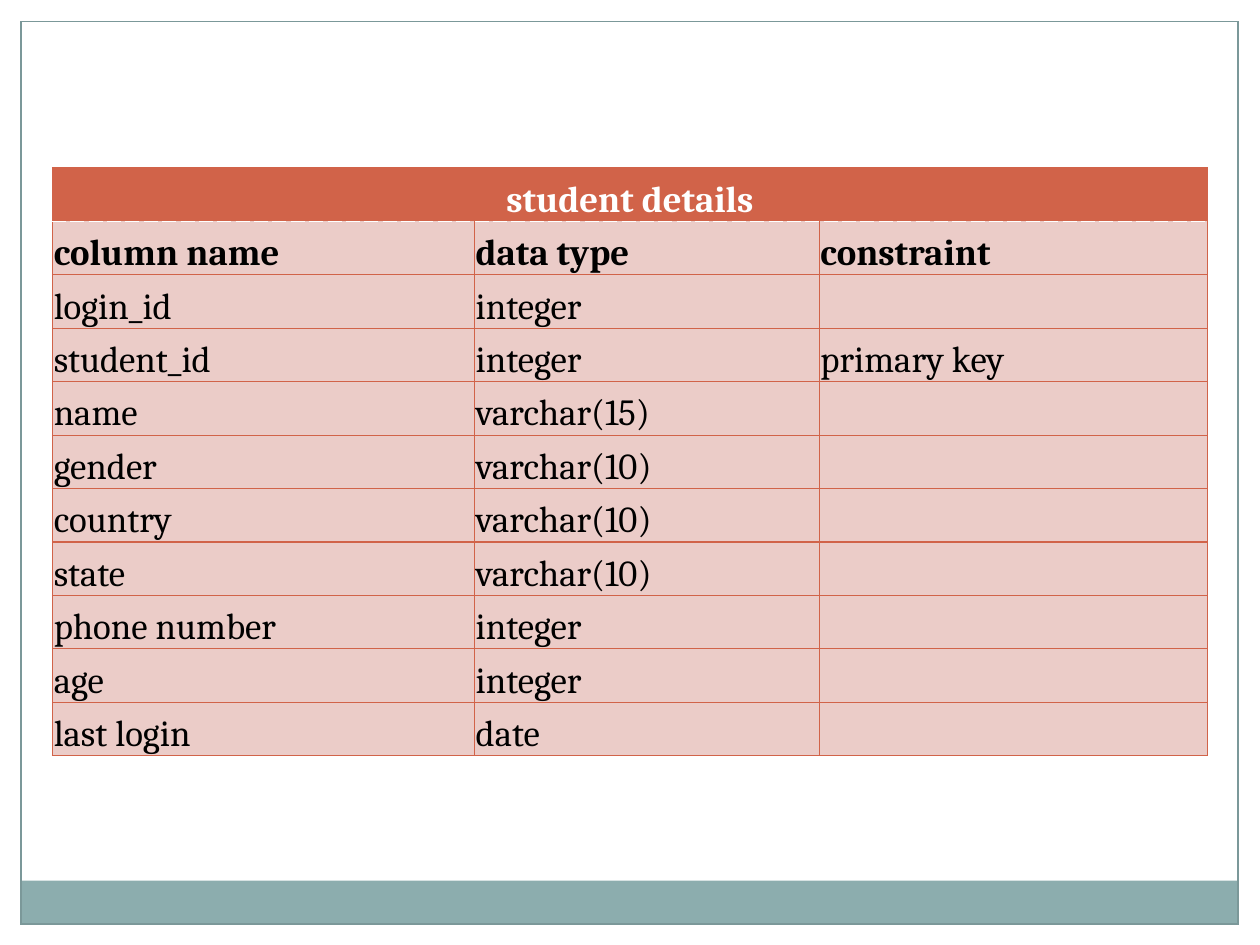
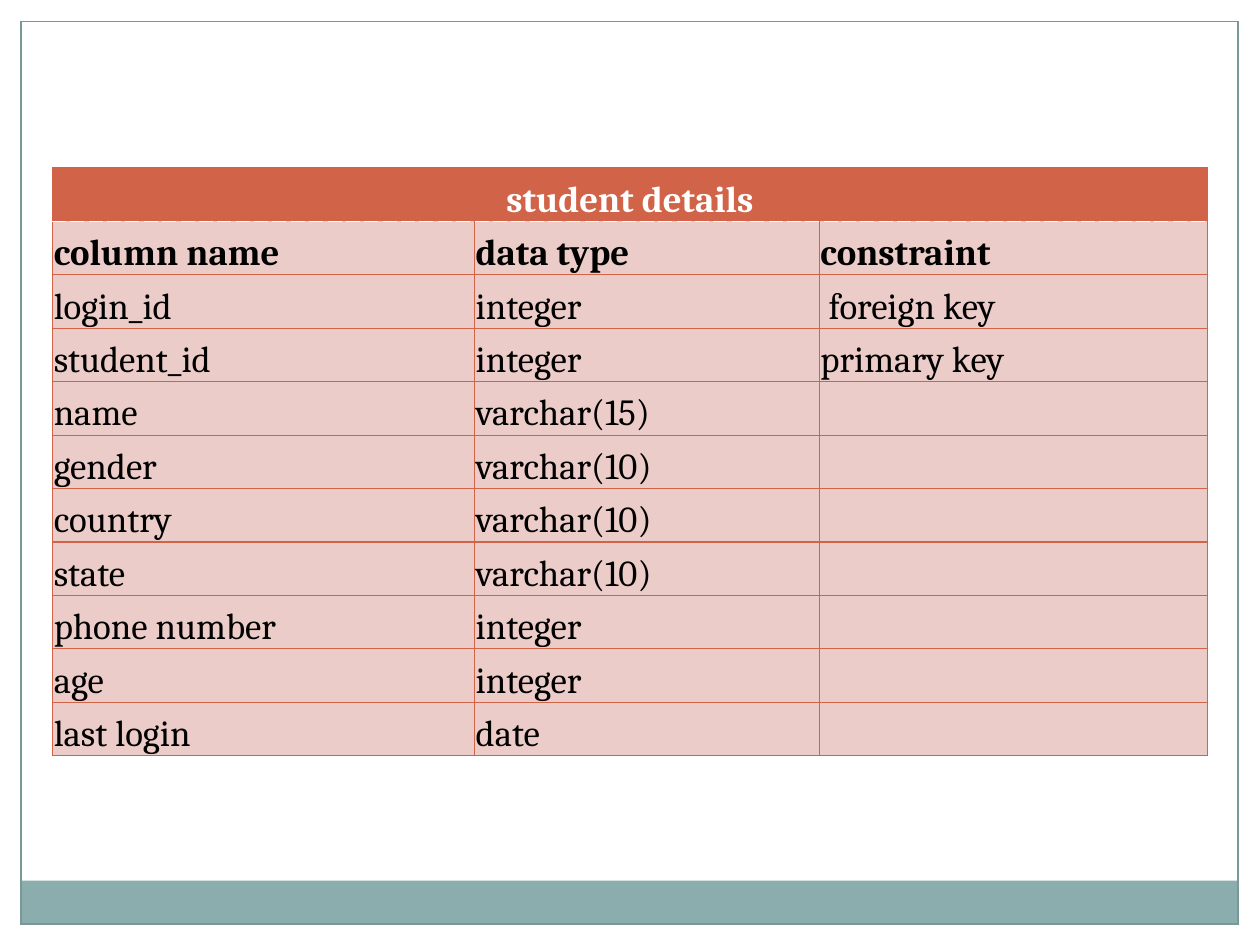
Before and after one commit to Bsccs/tutorial-site, a slide deck: slide 45 of documentation/project.pptx. Drawn at 1260x945 pixels with LibreOffice and Linux fonts; fonts in the diff are those of the drawing. Boxes give left, top, right and bottom in pixels: in the first picture for what was removed or moved away, otherwise in the second. Text is boxed around its words. In the diff, an @@ line names an element or a change of style, - is before the commit and + after.

```diff
--- a/documentation/project.pptx
+++ b/documentation/project.pptx
@@ table at [53,168,1208,758] @@
-row 3, column 3: 
+row 3, column 3: foreign key
```
Also in this commit, not shown: 7 other slides changed, 1 other file.
